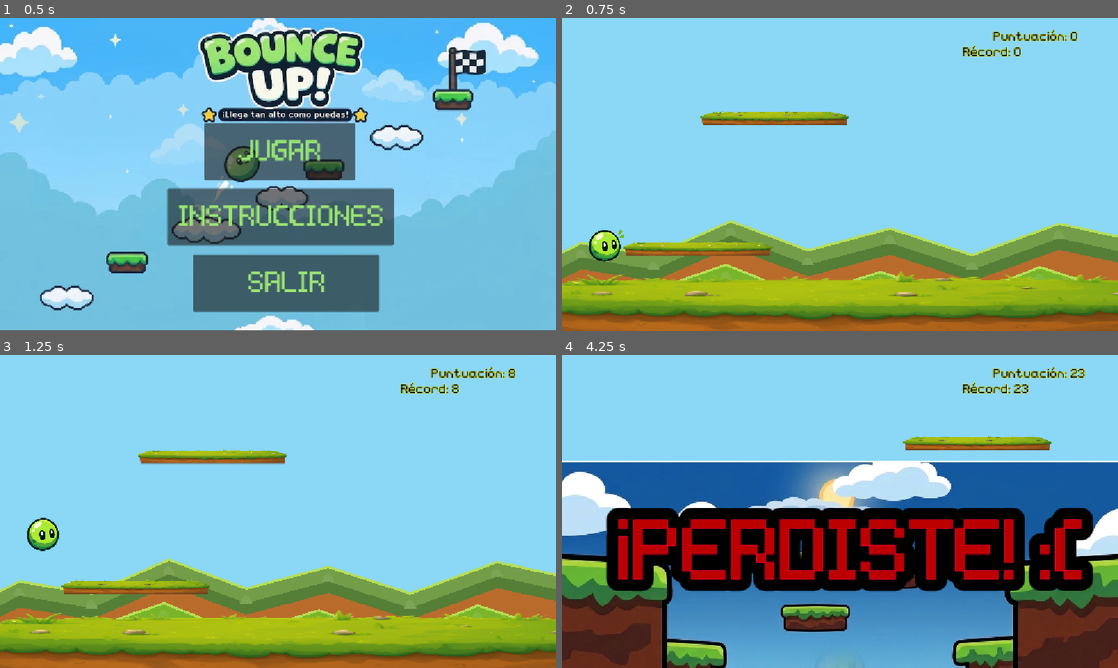
Above: before the commit, frames 1-4 (two rows, left to right).
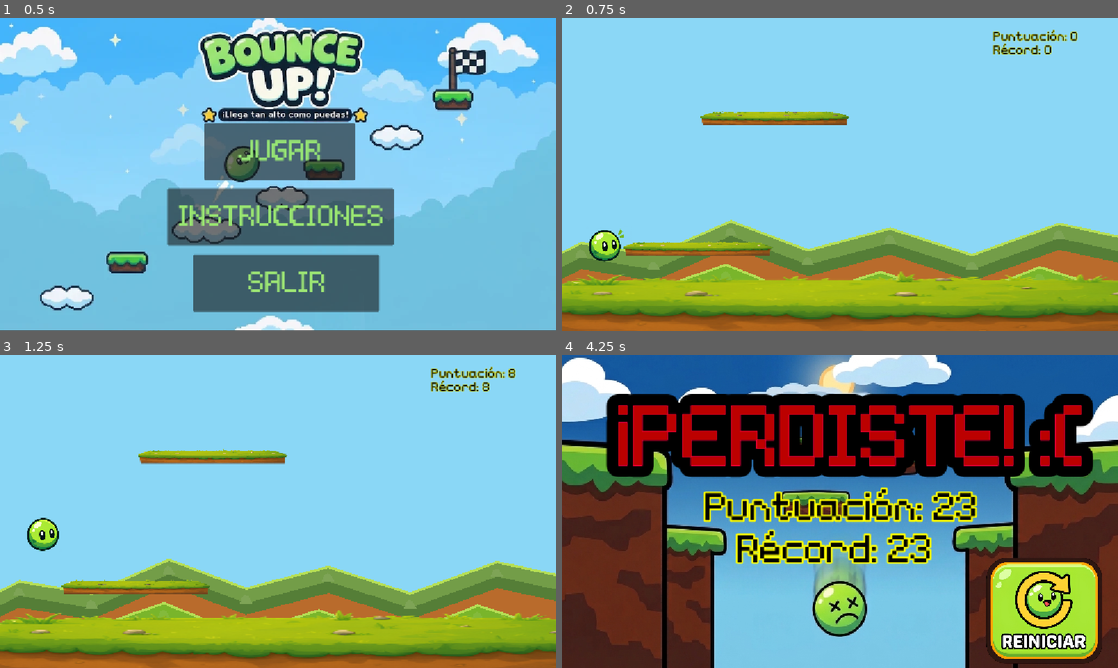
Above: after the commit, the same moments.

Repository: Miranda-511/Bounce-Up-
Game: Godot game, scene res://escenas/menu.tscn
Same seed, same stepped clock (60 frames per second), same inputs: the game is played once before the commit and once after it.
Inputs:
- Up to frame 1 (0.5 s): no input
- Up to frame 2 (0.75 s): click "JUGAR" at 0.5 s
- Up to frame 3 (1.25 s): no input
- Up to frame 4 (4.25 s): no input

Frame 1 is identical in both runs. In frame 2, 0.4% of the frame differs, in the area x 72-89%, y 8-13%; in frame 3, 0.4%; in frame 4, 95%, in the area x 0-100%, y 0-100%.

Commit message:
game over screen funcional, problemas con el restart button

Diff:
--- a/escenas/main.tscn
+++ b/escenas/main.tscn
@@ -201,12 +201,12 @@
 
 [node name="BestScoreLabel" type="Label" parent="CanvasLayer" unique_id=477997808]
 anchors_preset = -1
-anchor_left = 0.051215276
+anchor_left = -0.0026041667
 anchor_right = -0.0026041667
-offset_left = 833.0
-offset_top = 57.0
-offset_right = 1022.0
-offset_bottom = 85.0
+offset_left = 896.0
+offset_top = 53.0
+offset_right = 1085.0
+offset_bottom = 81.0
 text = "Récord: 0"
 label_settings = SubResource("LabelSettings_kkt6c")
 metadata/_edit_use_anchors_ = true
--- a/escenas/player.tscn
+++ b/escenas/player.tscn
@@ -13,7 +13,7 @@
 
 const CAMERA_SPEED = 1.0
 const CAMERA_TRIGGER = 260.0
-const DEATH_MARGIN = 180.0
+const DEATH_MARGIN = 100.0
 
 const SAVE_PATH = \"user://scores.cfg\"
 const GAME_OVER_SCENE = preload(\"res://escenas/gameover.tscn\")
@@ -31,7 +31,6 @@
 
 
 func _ready():
-
 	start_y = global_position.y
 	highest_y = start_y
 
@@ -59,7 +58,6 @@
 	else:
 		velocity.x = move_toward(velocity.x, 0, SPEED)
 
-	# MOVIMIENTO
 	move_and_slide()
 
 	# REBOTE AUTOMÁTICO
@@ -74,13 +72,11 @@
 
 	if global_position.x < -WRAP_MARGIN:
 		global_position.x = screen_width + WRAP_MARGIN
-
 	elif global_position.x > screen_width + WRAP_MARGIN:
 		global_position.x = -WRAP_MARGIN
 
 	# CÁMARA
 	if global_position.y < camera.global_position.y - CAMERA_TRIGGER:
-
 		var target_y = global_position.y + CAMERA_TRIGGER
 
 		camera.global_position.y = lerp(
@@ -104,50 +100,42 @@
 		best_score_label.text = \"Récord: \" + str(best_score)
 		save_best_score()
 
-	# DETECTAR CAÍDA FUERA DE LA PANTALLA
-	var screen_bottom = camera.global_position.y + (
-		get_viewport_rect().size.y / 2.0
-	)
+	# DETECTAR CAÍDA USANDO LA POSICIÓN REAL DEL SPRITE
+	var screen_bottom = camera.get_screen_center_position().y + 324.0
 
 	if sprite.global_position.y > screen_bottom + DEATH_MARGIN:
 		show_game_over()
 
 
-# GAME OVER
-
 func show_game_over():
-
 	if is_dead:
 		return
 
 	is_dead = true
 	velocity = Vector2.ZERO
+	set_physics_process(false)
+
+	var layer = CanvasLayer.new()
+	layer.layer = 100
+	get_tree().current_scene.add_child(layer)
 
 	var game_over = GAME_OVER_SCENE.instantiate()
-
-	get_tree().current_scene.add_child(game_over)
+	layer.add_child(game_over)
 
 	game_over.setup(current_score, best_score)
 
-
-# ANIMACIÓN
 
 func update_animation():
 
 	if is_on_floor():
 		sprite.frame = 0
-
 	elif velocity.y < -100.0:
 		sprite.frame = 4
-
 	elif velocity.y <= 150.0:
 		sprite.frame = 8
-
 	else:
 		sprite.frame = 12
 
-
-# CARGAR RÉCORD
 
 func load_best_score():
 
@@ -160,12 +148,9 @@
 	best_score_label.text = \"Récord: \" + str(best_score)
 
 
-# GUARDAR RÉCORD
-
 func save_best_score():
 
 	var config = ConfigFile.new()
-
 	config.set_value(\"scores\", \"best_score\", best_score)
 
 	var error = config.save(SAVE_PATH)
